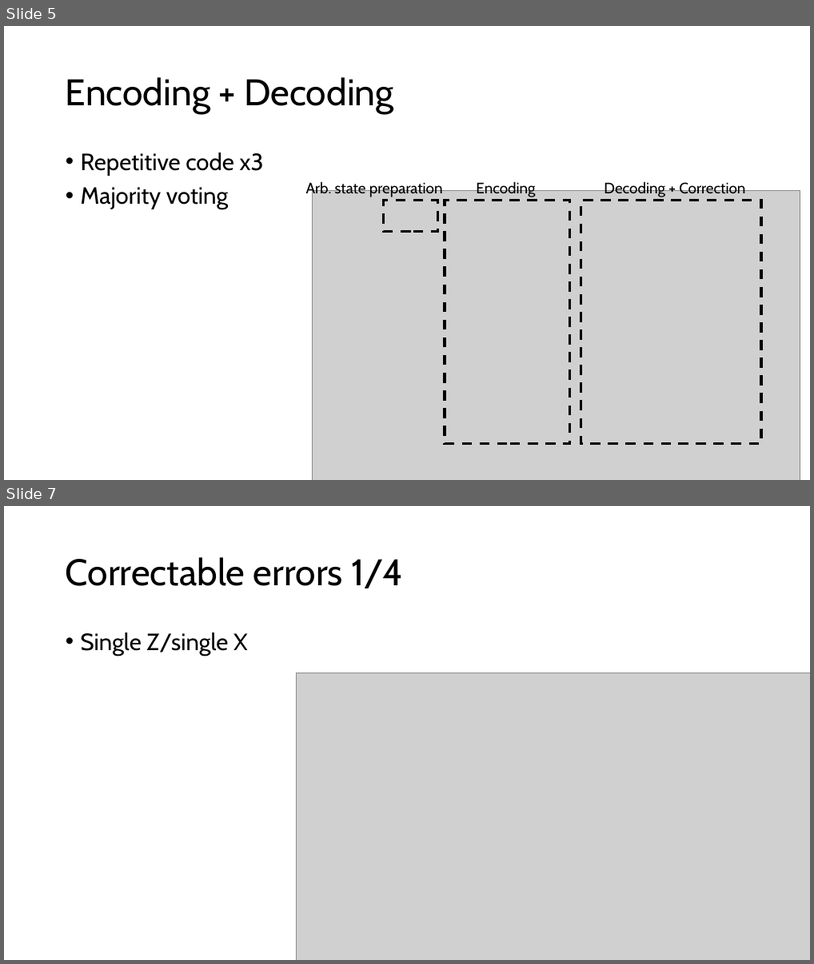
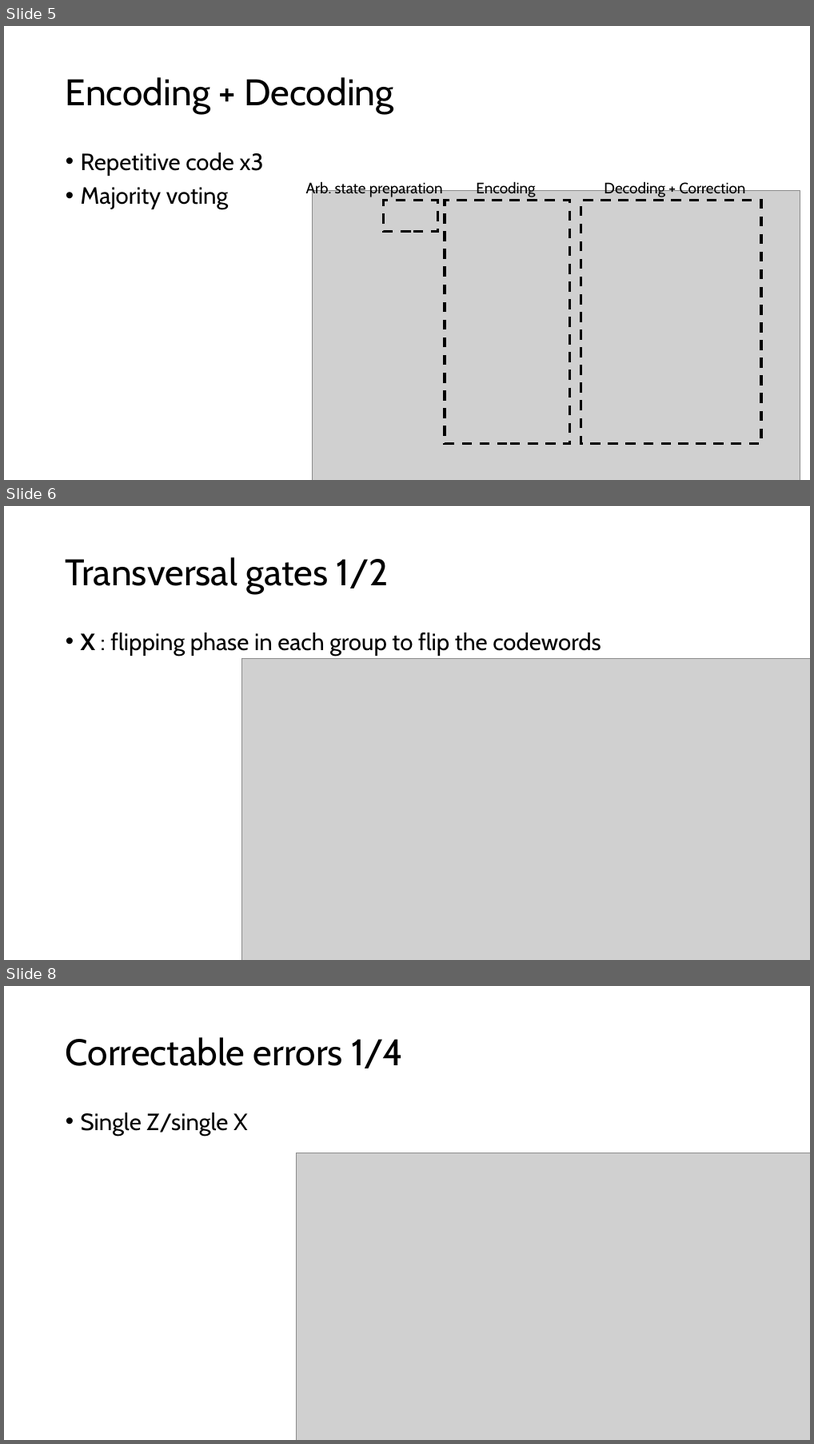
Before and after one commit to ngusarov/Shors-code, a slide deck: Shor_algo_presentation_Gusarov.pptx. Shown one above the other, each under a label of ours: slides 5 and 7 before the commit, slides 5, 6 and 8 after it; the slides between them are not shown. The pictures are 814x964 and 814x1444 pixels, drawn with LibreOffice and Linux fonts; fonts in the diff are those of the drawing; grey boxes stand for pictures. Boxes give left, top, right and bottom in pixels: in the first picture for what was removed or moved away, otherwise in the second. Text is boxed around its words. In the diff, an @@ line names an element or a change of style, - is before the commit and + after.

Commit message:
fixed transversal gates issue

```diff
--- a/Shor_algo_presentation_Gusarov.pptx
+++ b/Shor_algo_presentation_Gusarov.pptx
@@ slide 6 added at box(4, 506, 810, 960), background #FFFFFF @@
@@ title added at box(66, 557, 389, 594), 44 pt, text #000000 @@
+Transversal gates 1/2
@@ text added at box(81, 632, 601, 656), 28 pt, text #000000 @@
+• X : flipping phase in each group to flip the codewords
@@ picture added at box(242, 659, 810, 960) @@
@@ what was slide 7 is now slide 8 @@
```
Also in this commit, not shown: 1 other slide added, 1 slide removed, 2 other files.
